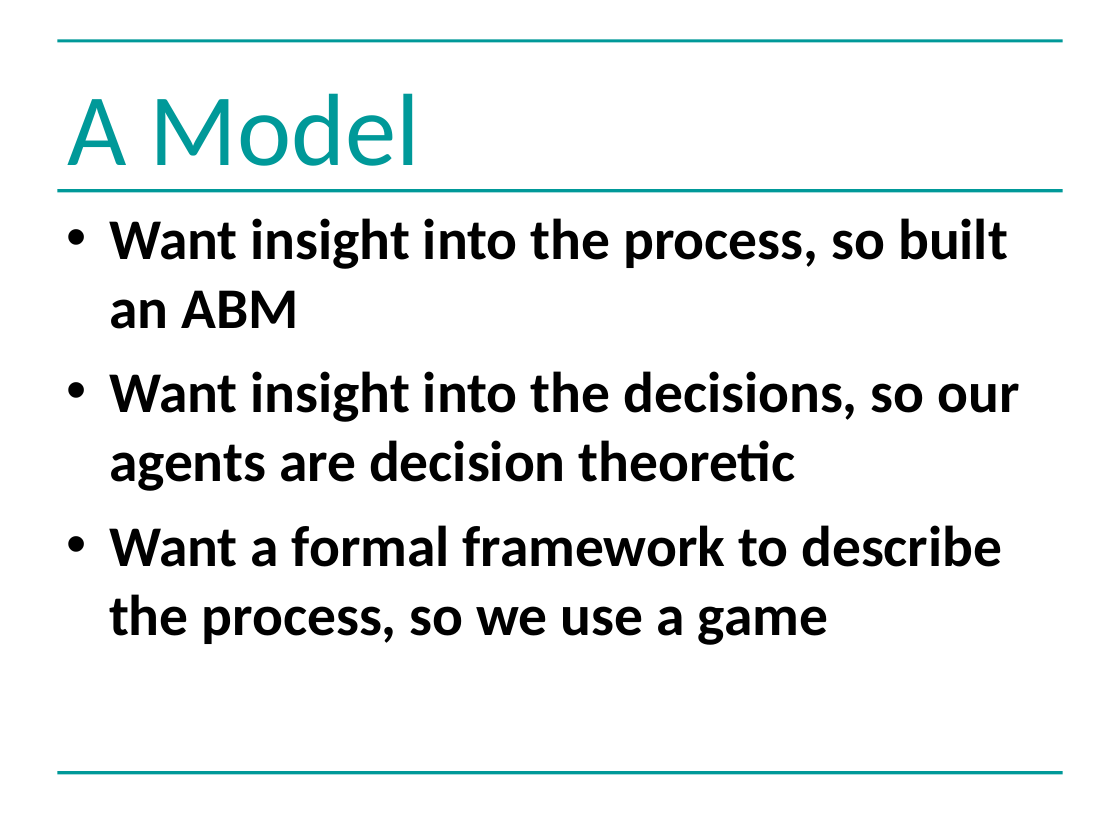
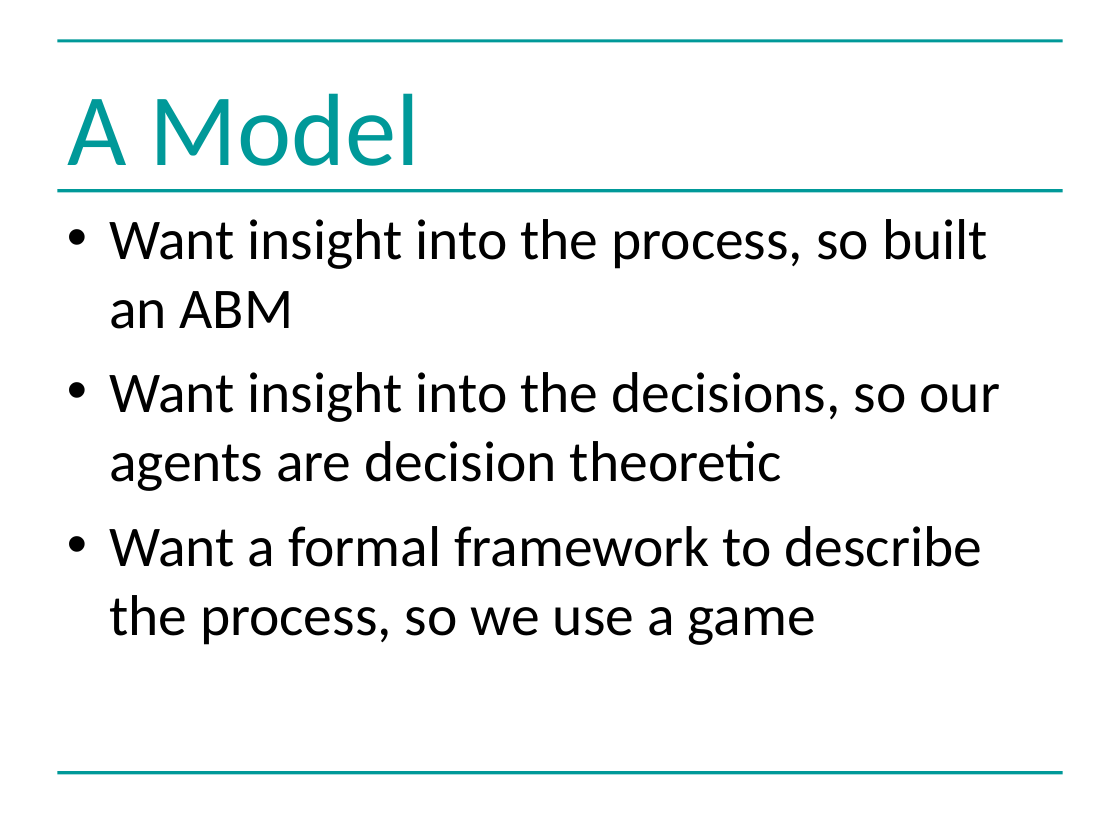
Before and after one commit to greenape/bsps2015, a slide deck: slide 5 of presentation/risky_aging_bsps.ppt. Drawn at 1120x840 pixels with LibreOffice and Linux fonts; fonts in the diff are those of the drawing. Boxes give left, top, right and bottom in pixels: in the first picture for what was removed or moved away, otherwise in the second. Text is boxed around its words. In the diff, an @@ line names an element or a change of style, - is before the commit and + after.

```diff
--- a/presentation/risky_aging_bsps.ppt
+++ b/presentation/risky_aging_bsps.ppt
@@ text "Want insight into the process, ..." at (109,219,1000,645): bold off @@
```
Also in this commit, not shown: 6 other slides changed.
